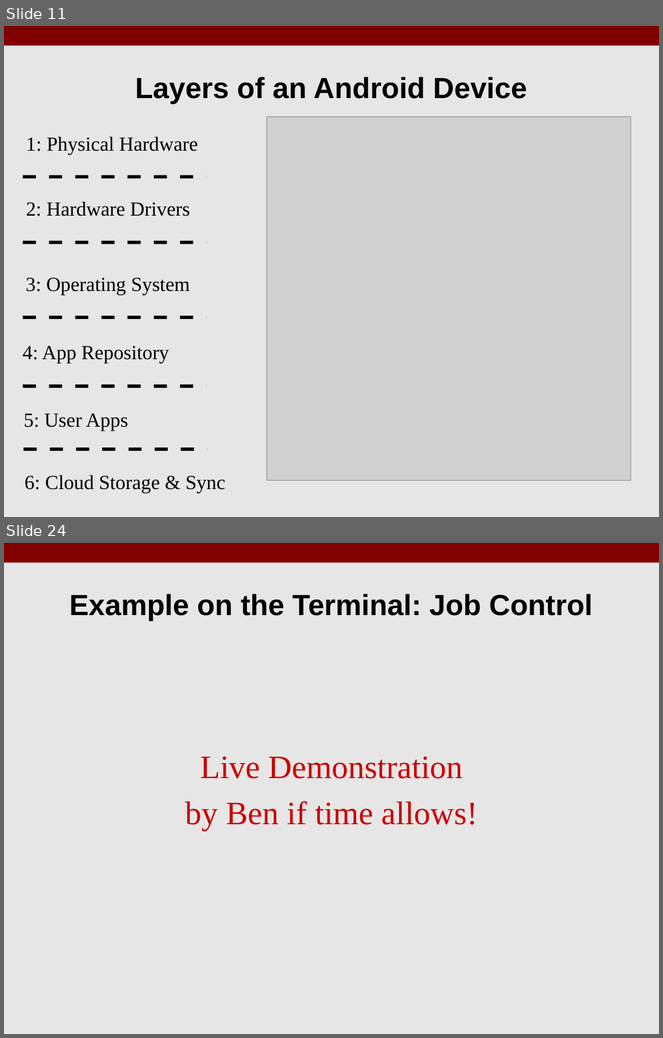
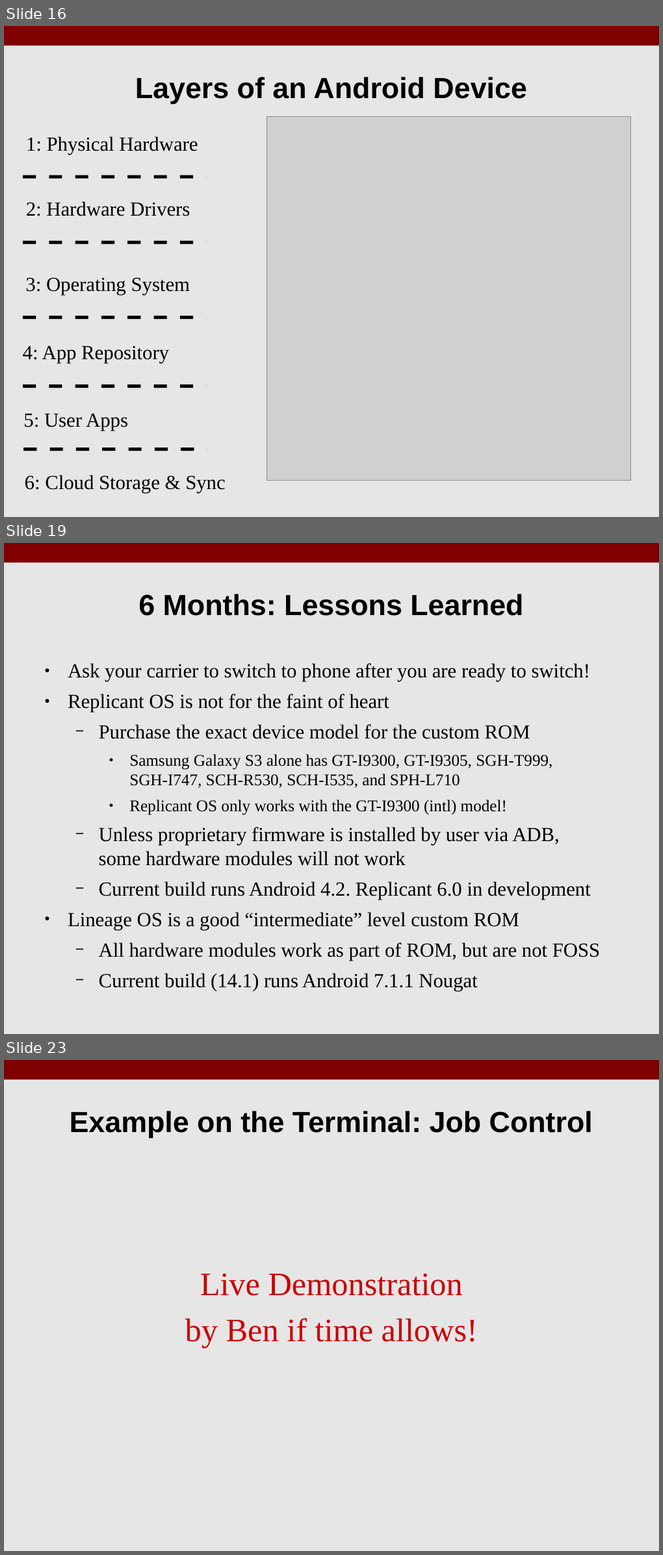
Before and after one commit to benroose/presentations, a slide deck: android_talk/KLF17_Android_Open_Source.odp. Shown one above the other, each under a label of ours: slides 11 and 24 before the commit, slides 16, 19 and 23 after it; the slides between them are not shown. The pictures are 663x1038 and 663x1555 pixels, drawn with LibreOffice and Linux fonts; fonts in the diff are those of the drawing; grey boxes stand for pictures. Boxes give left, top, right and bottom in pixels: in the first picture for what was removed or moved away, otherwise in the second. Text is boxed around its words. In the diff, an @@ line names an element or a change of style, - is before the commit and + after.

Commit message:
continuing to build slides

```diff
--- a/android_talk/KLF17_Android_Open_Source.odp
+++ b/android_talk/KLF17_Android_Open_Source.odp
@@ slide 19 added at [4,543,659,1034], background #E6E6E6; not listed: 1 template element that a slide beside it also shows @@
@@ title added at [139,594,523,616], 32 pt, text #000000, bold @@
+6 Months: Lessons Learned
@@ text added at [68,663,601,991], 22 pt, text #000000 @@
+● Ask your carrier to switch to phone after you are ready to switch!
+● Replicant OS is not for the faint of heart
+  − Purchase the exact device model for the custom ROM
+    ● Samsung Galaxy S3 alone has GT-I9300, GT-I9305, SGH-T999,
+      SGH-I747, SCH-R530, SCH-I535, and SPH-L710
+    ● Replicant OS only works with the GT-I9300 (intl) model!
+  − Unless proprietary firmware is installed by user via ADB,
+    some hardware modules will not work
+  − Current build runs Android 4.2. Replicant 6.0 in development
+● Lineage OS is a good “intermediate” level custom ROM
+  − All hardware modules work as part of ROM, but are not FOSS
+  − Current build (14.1) runs Android 7.1.1 Nougat
@@ what was slide 11 is now slide 16 @@
@@ what was slide 24 is now slide 23 @@
```
Also in this commit, not shown: 6 slides changed, 7 other slides added, 10 slides removed, 18 other files.
